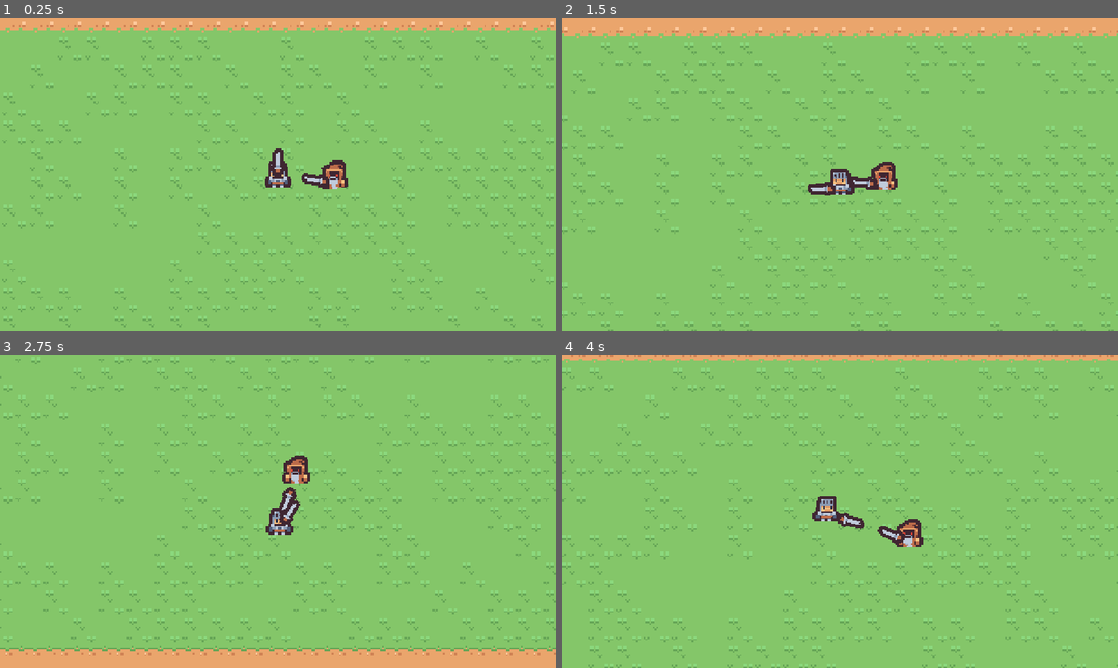
Above: before the commit, frames 1-4 (two rows, left to right).
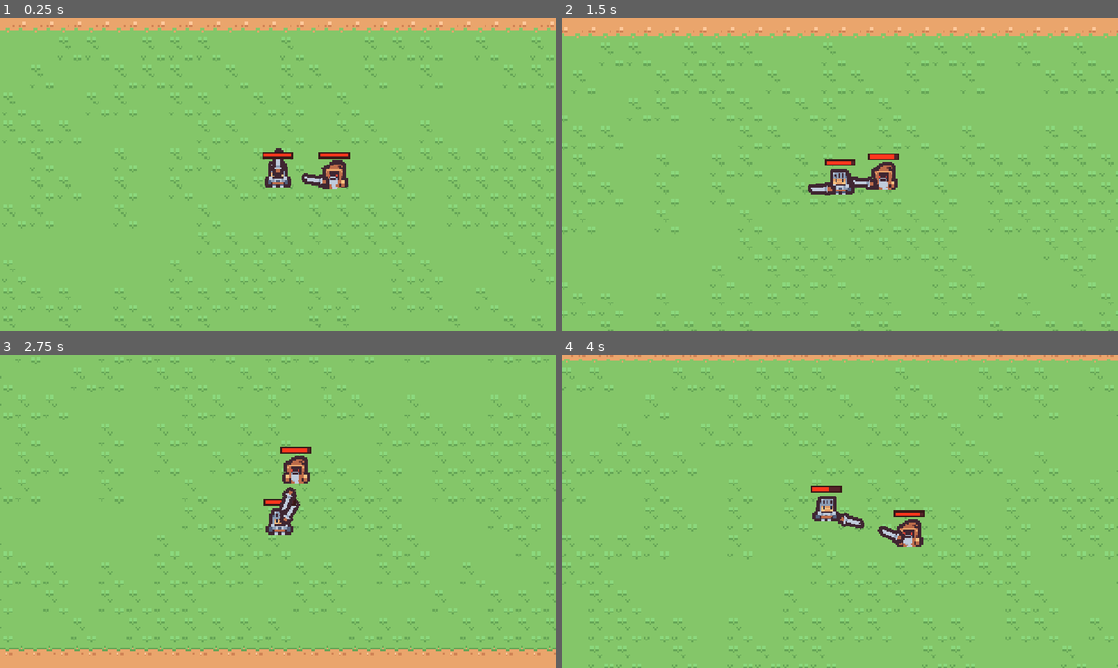
Above: after the commit, the same moments.

Repository: myles-rockland/action-rpg
Game: Godot game, scene res://Scenes/overworld.tscn
Same seed, same stepped clock (60 frames per second), same inputs: the game is played once before the commit and once after it.
Inputs (mouse positions are in pixels of both pictures, inside the frame that each line leads up to):
- Up to frame 1 (0.25 s): no input
- Up to frame 2 (1.5 s): move the mouse to (962, 158) at 0.52 s; hold D (move_right) 0.53-1.28 s; click (962, 158) at 0.6 s; move the mouse to (728, 190) at 1.27 s; hold S (move_down) from 1.28 s (still down); right-click (728, 190) at 1.35 s
- Up to frame 3 (2.75 s): move the mouse to (333, 442) at 2.02 s; release S (move_down) at 2.03 s; hold D (move_right) from 2.03 s (still down); click (333, 442) at 2.1 s
- Up to frame 4 (4 s): move the mouse to (812, 574) at 2.77 s; release D (move_right) at 2.78 s; hold W (move_up) 2.78-3.53 s; right-click (812, 574) at 2.85 s; move the mouse to (1006, 558) at 3.52 s; hold A (move_left) from 3.53 s (still down); click (1006, 558) at 3.6 s

The runs differ from the first frame. In frame 1, 0.2% of the frame differs, in the area x 47-63%, y 42-46%; in frame 2, 0.2%; in frame 3, 0.2%; in frame 4, 0.2%.

Commit message:
Setup health bar scene

Diff:
--- /dev/null
+++ b/Scenes/UI/health_bar.tscn
@@ -0,0 +1,46 @@
+[gd_scene format=3 uid="uid://dh7cy76s3unff"]
+
+[ext_resource type="Script" uid="uid://bgfrjwb88317r" path="res://Scripts/UI/health_bar.gd" id="1_qyqjh"]
+
+[sub_resource type="StyleBoxFlat" id="StyleBoxFlat_gvo7x"]
+bg_color = Color(0.22, 0.09878, 0.0946, 1)
+
+[sub_resource type="StyleBoxFlat" id="StyleBoxFlat_v1c68"]
+bg_color = Color(0.34117648, 0.13333334, 0.16078432, 1)
+
+[sub_resource type="StyleBoxFlat" id="StyleBoxFlat_tncop"]
+bg_color = Color(1, 0.21176471, 0.11372549, 1)
+
+[node name="HealthBar" type="Panel" unique_id=1854990326]
+offset_left = -9.0
+offset_top = -13.0
+offset_right = 9.0
+offset_bottom = -9.0
+theme_override_styles/panel = SubResource("StyleBoxFlat_gvo7x")
+script = ExtResource("1_qyqjh")
+
+[node name="BG" type="Panel" parent="." unique_id=1481377407]
+layout_mode = 1
+anchors_preset = 15
+anchor_right = 1.0
+anchor_bottom = 1.0
+offset_left = 1.0
+offset_top = 1.0
+offset_right = -1.0
+offset_bottom = -1.0
+grow_horizontal = 2
+grow_vertical = 2
+theme_override_styles/panel = SubResource("StyleBoxFlat_v1c68")
+
+[node name="Fill" type="Panel" parent="." unique_id=1176808132]
+layout_mode = 1
+anchors_preset = 15
+anchor_right = 1.0
+anchor_bottom = 1.0
+offset_left = 1.0
+offset_top = 1.0
+offset_right = -1.0
+offset_bottom = -1.0
+grow_horizontal = 2
+grow_vertical = 2
+theme_override_styles/panel = SubResource("StyleBoxFlat_tncop")
--- a/Scenes/overworld.tscn
+++ b/Scenes/overworld.tscn
@@ -11,6 +11,7 @@
 [ext_resource type="PackedScene" uid="uid://bbf0dy2s8crt8" path="res://Scenes/Weapons/weapon_sword.tscn" id="6_auytq"]
 [ext_resource type="PackedScene" uid="uid://d02c388ubbsvv" path="res://Scenes/Weapons/shield.tscn" id="7_v1c68"]
 [ext_resource type="Script" uid="uid://cxo0q1ghd75ov" path="res://Scripts/Character/enemy_weapons.gd" id="9_auytq"]
+[ext_resource type="PackedScene" uid="uid://dh7cy76s3unff" path="res://Scenes/UI/health_bar.tscn" id="9_dd6r4"]
 
 [sub_resource type="CapsuleShape2D" id="CapsuleShape2D_gvo7x"]
 radius = 6.0
@@ -52,6 +53,8 @@
 weapon_to_equip = ExtResource("6_auytq")
 shield_to_equip = ExtResource("7_v1c68")
 
+[node name="HealthBar" parent="Player" unique_id=1854990326 instance=ExtResource("9_dd6r4")]
+
 [node name="Enemy" type="CharacterBody2D" parent="." unique_id=1706743145 node_paths=PackedStringArray("target", "weapons")]
 position = Vector2(37, 0)
 script = ExtResource("5_rmeny")
@@ -71,3 +74,5 @@
 position = Vector2(0, 5)
 script = ExtResource("9_auytq")
 weapon_to_equip = ExtResource("6_auytq")
+
+[node name="HealthBar" parent="Enemy" unique_id=1400231474 instance=ExtResource("9_dd6r4")]
--- a/Scripts/Character/character.gd
+++ b/Scripts/Character/character.gd
@@ -2,7 +2,7 @@
 extends CharacterBody2D
 
 signal on_take_damage(direction : Vector2)
-signal on_health_change
+signal on_health_changed
 
 @export var current_hp : int = 10
 @export var max_hp : int = 10
@@ -38,7 +38,7 @@
 		_die()
 	else:
 		on_take_damage.emit(force)
-		on_health_change.emit()
+		on_health_changed.emit()
 
 func _die():
 	pass
--- /dev/null
+++ b/Scripts/UI/health_bar.gd
@@ -0,0 +1,13 @@
+extends Panel
+
+@onready var character : Character = $".."
+@onready var fill : Control = $Fill
+@onready var max_width : float = fill.size.x
+
+func _ready():
+	character.on_health_changed.connect(_update_ui)
+	_update_ui()
+
+func _update_ui():
+	var health_percent : float = float(character.current_hp) / float(character.max_hp)
+	fill.size.x = max_width * health_percent
Not shown, added: Scripts/UI/health_bar.gd.uid
